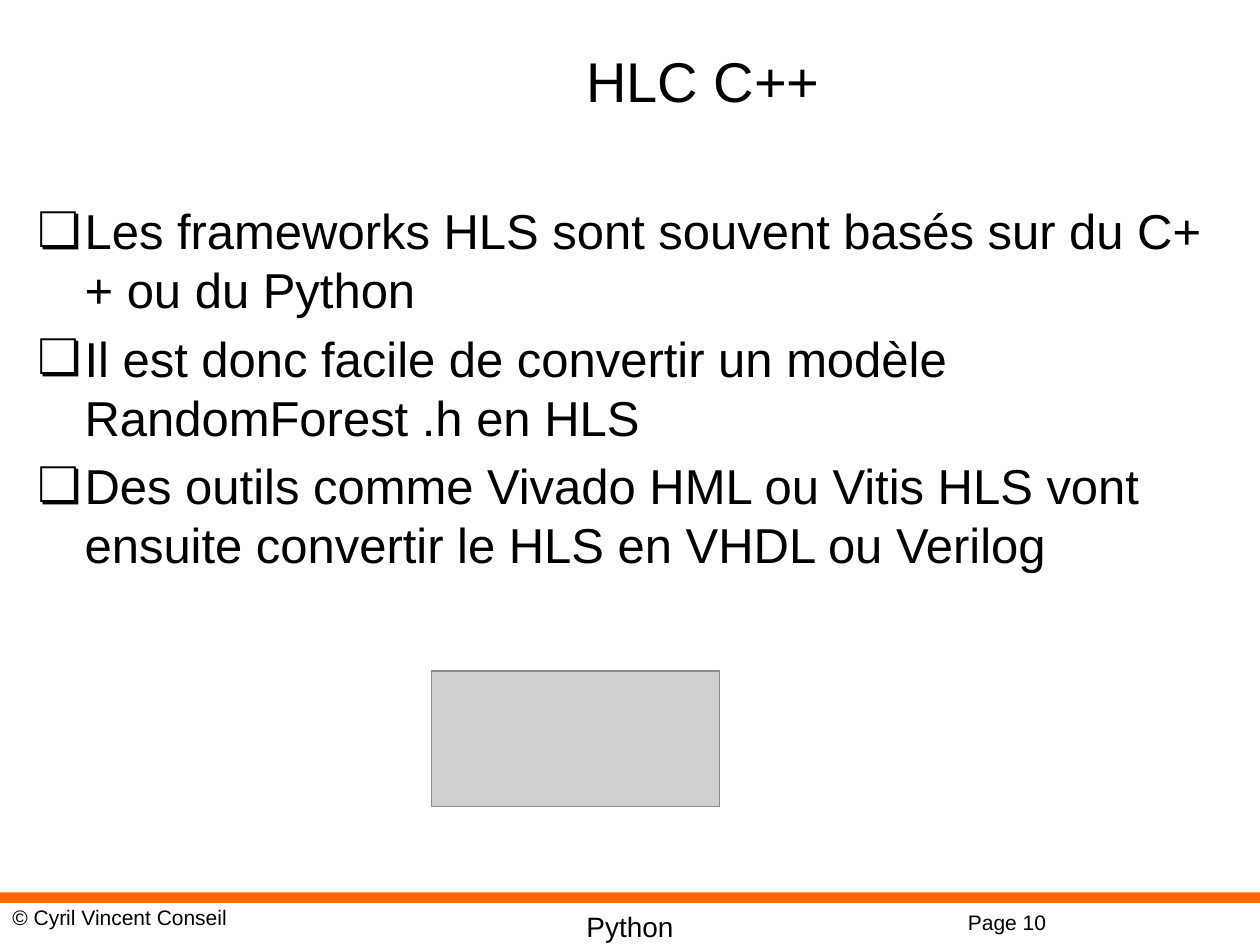
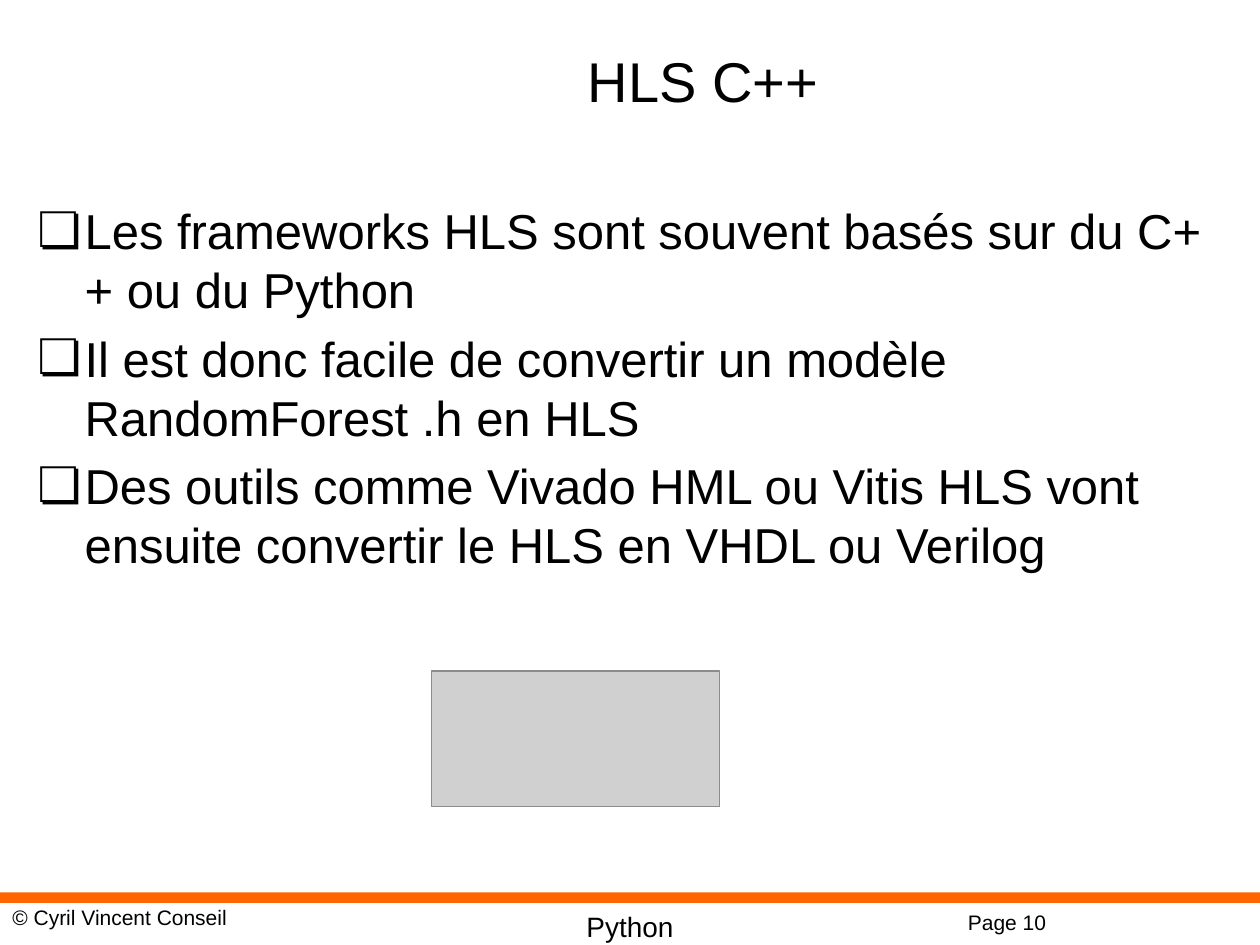
Before and after one commit to cyrilvincent/iot-ai, a slide deck: slide 10 of ppt/IoTAI31-FPGA.pptx. Drawn at 1260x945 pixels with LibreOffice and Linux fonts; fonts in the diff are those of the drawing; grey boxes stand for pictures; background and template pictures are left out. Boxes give left, top, right and bottom in pixels: in the first picture for what was removed or moved away, otherwise in the second. Text is boxed around its words. In the diff, an @@ line names an element or a change of style, - is before the commit and + after.

```diff
--- a/ppt/IoTAI31-FPGA.pptx
+++ b/ppt/IoTAI31-FPGA.pptx
@@ title at (588, 63, 818, 103): text changed @@
-HLC C++
+HLS C++
```
Also in this commit, not shown: 1 other slide changed, 45 other files.
